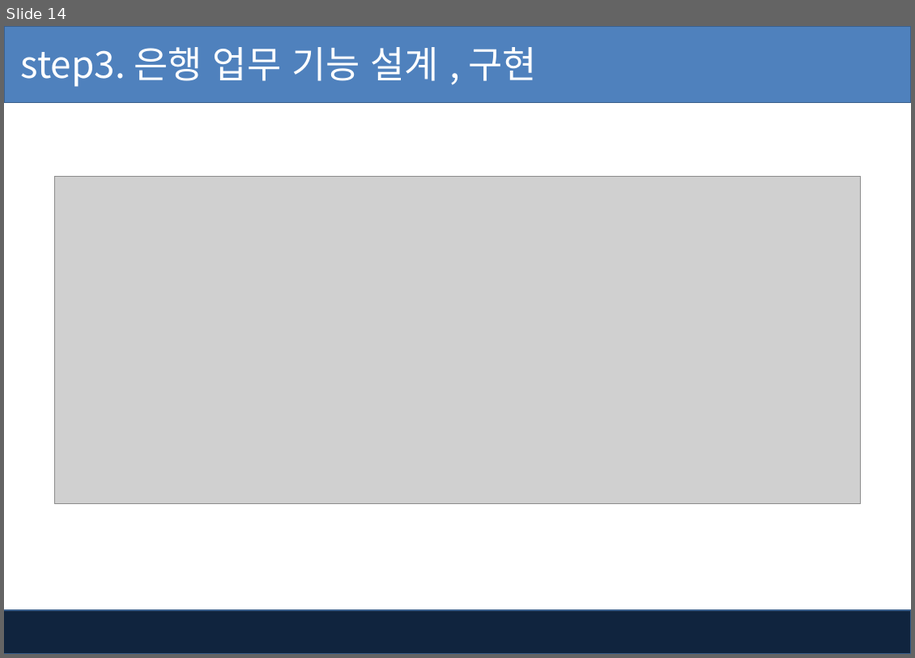
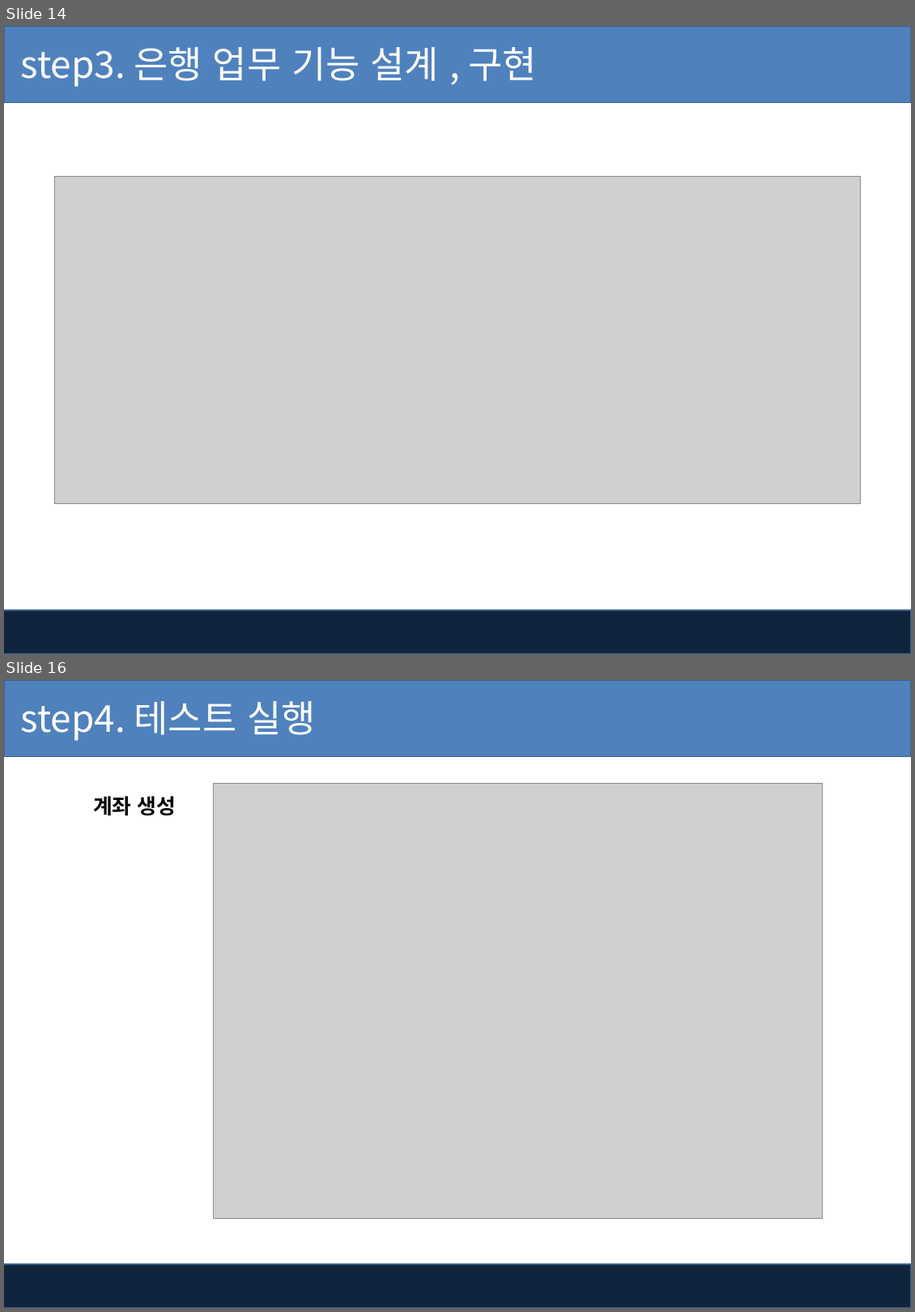
Before and after one commit to pshho/ngreen_project, a slide deck: javaWorks/자료/java_ppt/은행업무 프로젝트(banking).pptx. Shown one above the other, each under a label of ours: slide 14 before the commit, slides 14 and 16 after it; the slides between them are not shown. The pictures are 915x658 and 915x1312 pixels, drawn with LibreOffice and Linux fonts; fonts in the diff are those of the drawing; grey boxes stand for pictures; background and template pictures are left out. Boxes give left, top, right and bottom in pixels: in the first picture for what was removed or moved away, otherwise in the second. Text is boxed around its words. In the diff, an @@ line names an element or a change of style, - is before the commit and + after.

```diff
--- a/javaWorks/자료/java_ppt/은행업무 프로젝트(banking).pptx
+++ b/javaWorks/자료/java_ppt/은행업무 프로젝트(banking).pptx
@@ slide 16 added at [4,680,911,1308], background #FFFFFF; not listed: 2 template elements that a slide beside it also shows @@
@@ title added at [21,701,316,741], 32 pt, text #FFFFFF @@
+step4. 테스트 실행
@@ text added at [93,796,177,816], 18 pt, text #000000, bold @@
+계좌 생성
@@ picture added at [214,783,822,1219] @@
```
Also in this commit, not shown: 1 slide changed, 5 other slides added, 48 other files.
